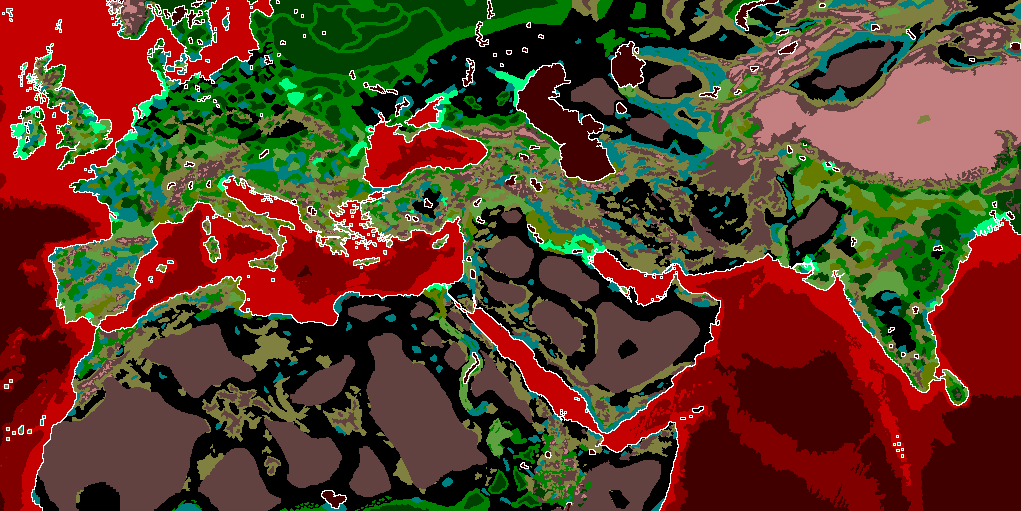
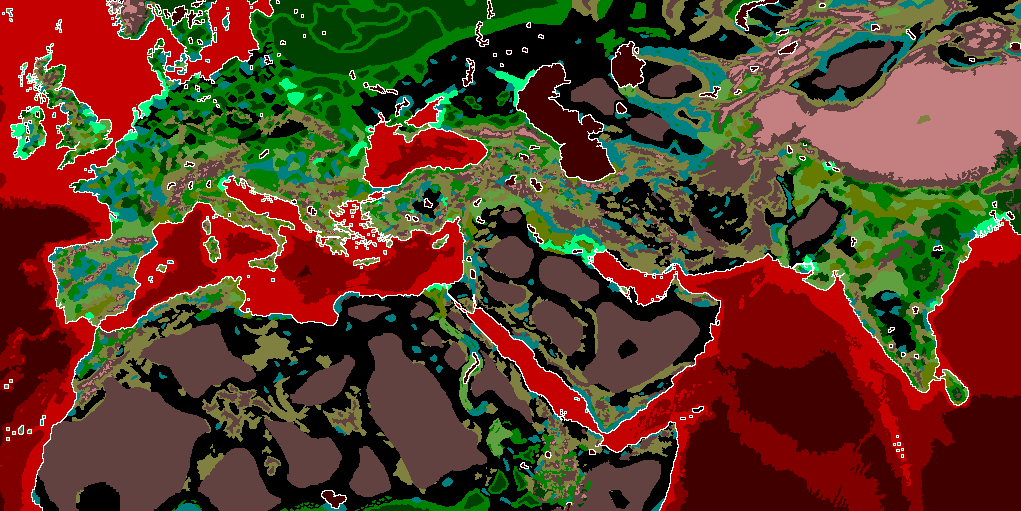
Layers edited between the first and the second 1021px x 511px image:
painted on "map_ground_types" over (846, 131, 1021, 238)
